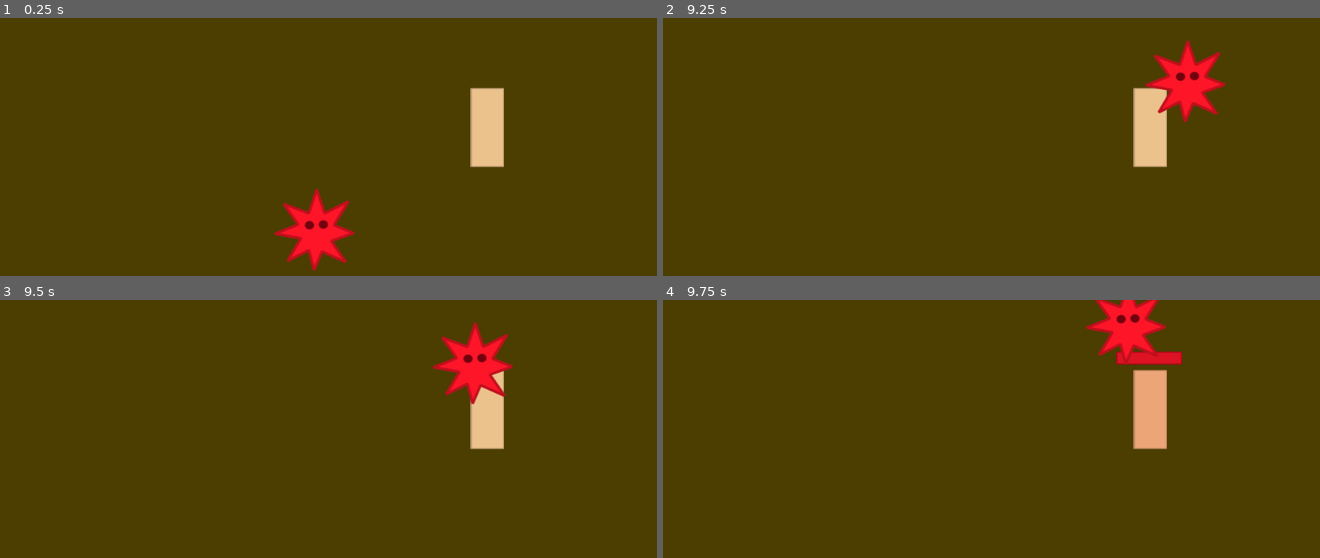
Above: before the commit, frames 1-4 (two rows, left to right).
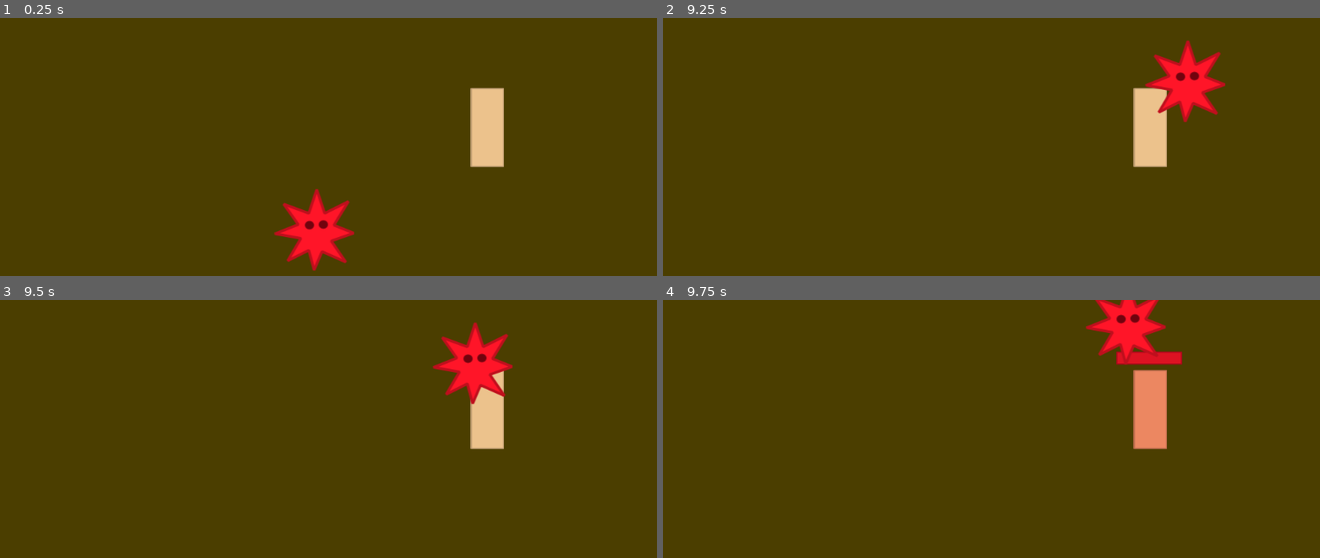
Above: after the commit, the same moments.

Repository: mariothedog/Epidemic-Simulator
Game: Godot game, scene res://Levels/Level 1.tscn
Two runs of this game, one before a commit and one after it. Both use one fixed random seed, a clock stepped at 60 frames per second and the inputs below.
Inputs:
- Up to frame 1 (0.25 s): no input
- Up to frame 2 (9.25 s): tap Enter at 0.5, 3.5, 6.5 s; hold Space (infect) 0.53-1.28 s; hold W (move_up) 0.53-2.03 s; tap Space (infect) every 1.5 s from 1.35 to 8.85 s; hold Space (infect) 2.03-2.78 s; hold A (move_left) 2.03-3.53 s; hold S (move_down) 3.53-4.28 s; hold Space (infect) 3.53-4.28 s; hold D (move_right) 4.28-5.03 s; hold W (move_up) 5.03-5.78 s; hold Space (infect) 5.03-5.78 s; hold D (move_right) 5.78-8.03 s; hold Space (infect) 6.53-7.28 s; hold S (move_down) 8.03-8.78 s; hold Space (infect) 8.03-8.78 s; hold A (move_left) from 8.78 s (still down)
- Up to frame 3 (9.5 s): keep holding A (move_left)
- Up to frame 4 (9.75 s): release A (move_left) at 9.53 s; hold W (move_up) from 9.53 s (still down); hold Space (infect) from 9.53 s (still down)

Frames 1-3 are identical in both runs. In frame 4, 1.5% of the frame differs, in the area x 71-77%, y 27-58%.

Commit message:
Made the infect anim faster.

Diff:
--- a/Human/Human.tscn
+++ b/Human/Human.tscn
@@ -9,6 +9,7 @@
 
 [sub_resource type="Animation" id=2]
 resource_name = "Infect"
+length = 0.5
 tracks/0/type = "value"
 tracks/0/path = NodePath("Sprite:modulate")
 tracks/0/interp = 1
@@ -16,7 +17,7 @@
 tracks/0/imported = false
 tracks/0/enabled = true
 tracks/0/keys = {
-"times": PoolRealArray( 0, 1 ),
+"times": PoolRealArray( 0, 0.5 ),
 "transitions": PoolRealArray( 1, 1 ),
 "update": 0,
 "values": [ Color( 1, 1, 1, 1 ), Color( 1, 0.235294, 0.235294, 1 ) ]
